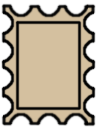
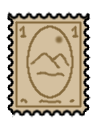
The second 100 x 130 image is a revision of the first. Changes to its layers:
added layer "inner_drawing" above "text" over [29, 34, 70, 77]
added layer "text" above "circle_border" over [19, 25, 79, 104]
added layer "circle_border" above "inner_border_alternative" over [26, 25, 74, 99]
added layer "inner_border_alternative" above "inner_border" over [15, 21, 82, 108]
hid "inner_border" over [15, 20, 82, 111]
removed layer "joints" over [1, 3, 96, 127]
renamed "right_border" to "right_border_small", moved it above "bottom_border_small", painted on it over [82, 10, 96, 119]
renamed "bottom_border" to "bottom_border_small", painted on it over [7, 108, 88, 126]
renamed "top_border" to "top_border_small", painted on it over [7, 3, 91, 21]
renamed "left_border" to "left_border_small", painted on it over [1, 10, 15, 119]
painted on "background_color" over [3, 6, 95, 125]
